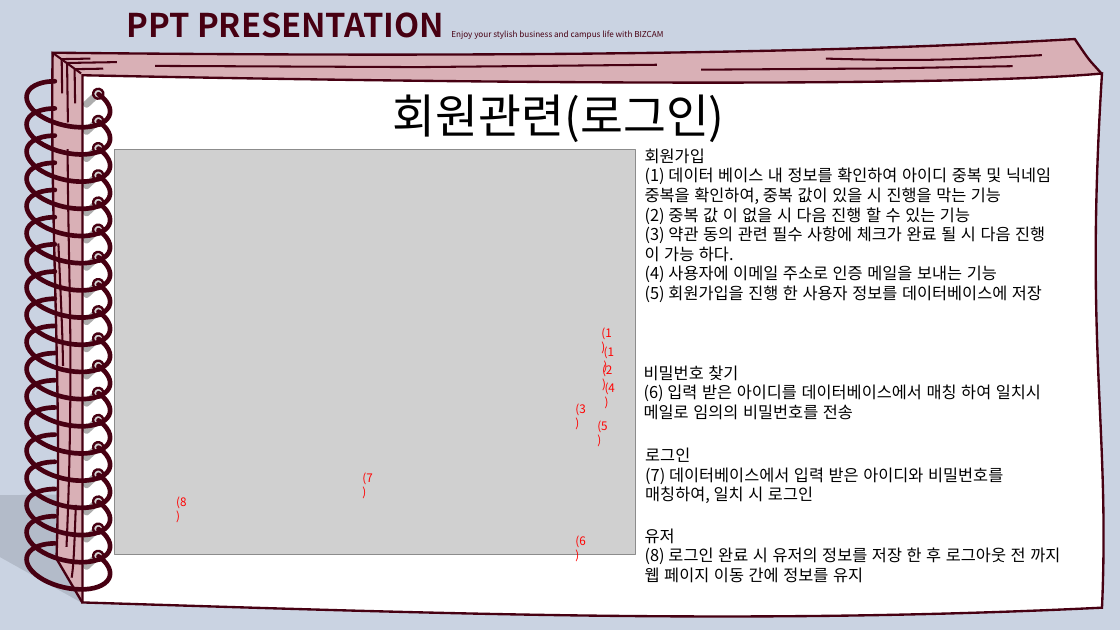
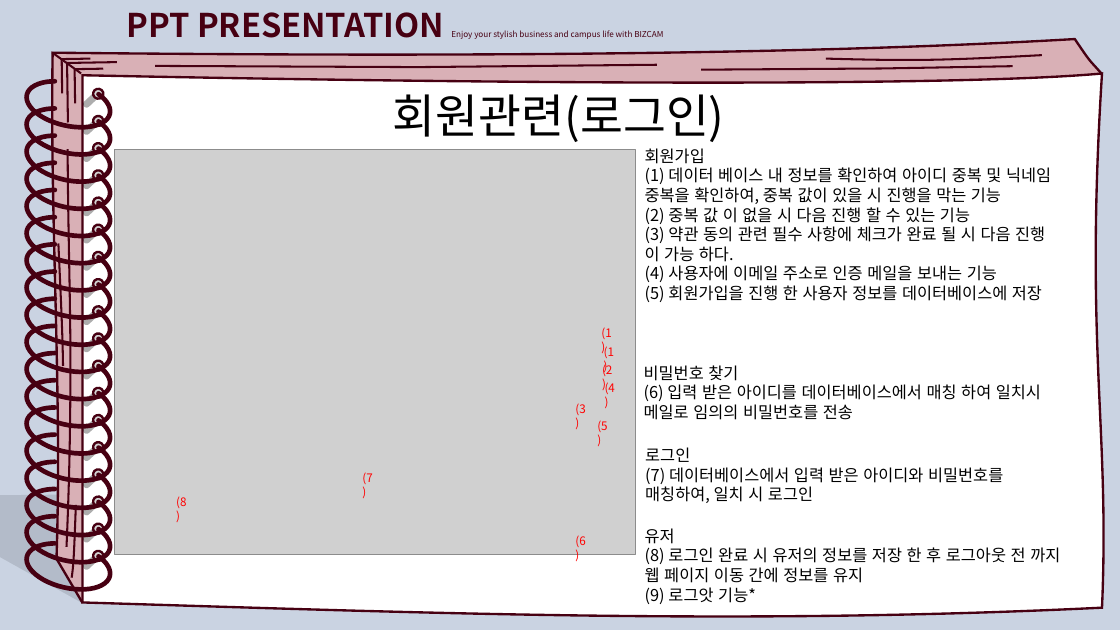
Before and after one commit to What-The-Pork/meeting-log, a slide deck: slide 22 of 클래스다이어그램/구현명세서(A조).pptx. Drawn at 1120x630 pixels with LibreOffice and Linux fonts; fonts in the diff are those of the drawing; grey boxes stand for pictures. Boxes give left, top, right and bottom in pixels: in the first picture for what was removed or moved away, otherwise in the second. Text is boxed around its words. In the diff, an @@ line names an element or a change of style, - is before the commit and + after.

```diff
--- a/클래스다이어그램/구현명세서(A조).pptx
+++ b/클래스다이어그램/구현명세서(A조).pptx
@@ text at [645, 587, 756, 604]: paragraph added @@
+(9) 로그앗 기능*
```
Also in this commit, not shown: 1 other slide changed, 2 other files.
